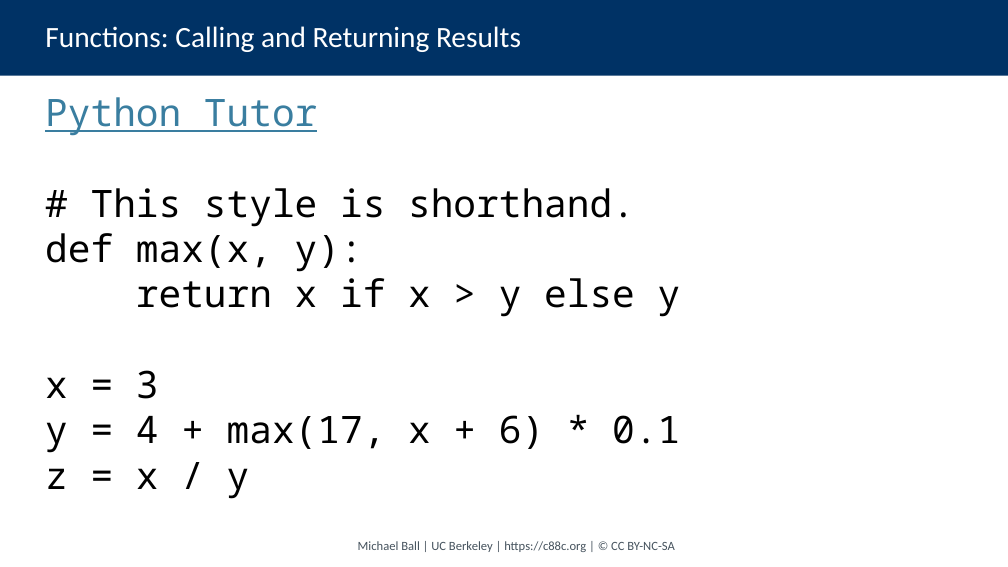
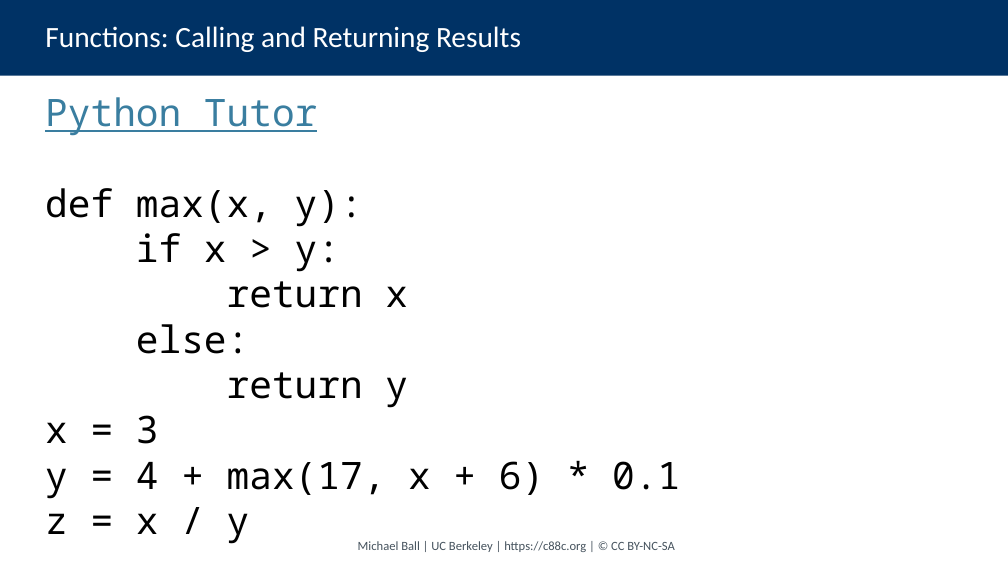
Before and after one commit to cs88-website/sp24, a slide deck: slide 14 of assets/slides/sp24/03-Loops.pptx. Drawn at 1008x567 pixels with LibreOffice and Linux fonts; fonts in the diff are those of the drawing. Boxes give left, top, right and bottom in pixels: in the first picture for what was removed or moved away, otherwise in the second. Text is boxed around its words. In the diff, an @@ line names an element or a change of style, - is before the commit and + after.

```diff
--- a/assets/slides/sp24/03-Loops.pptx
+++ b/assets/slides/sp24/03-Loops.pptx
@@ text at bbox=[91, 188, 635, 227]: paragraph removed @@
-# This style is shorthand.
@@ text at bbox=[136, 233, 408, 408]: text changed @@
-return x if x > y else y
+if x > y:
+return x
+else:
+return y
```
Also in this commit, not shown: 5 other slides changed, 2 slides added, 1 slide removed, 21 other files.
